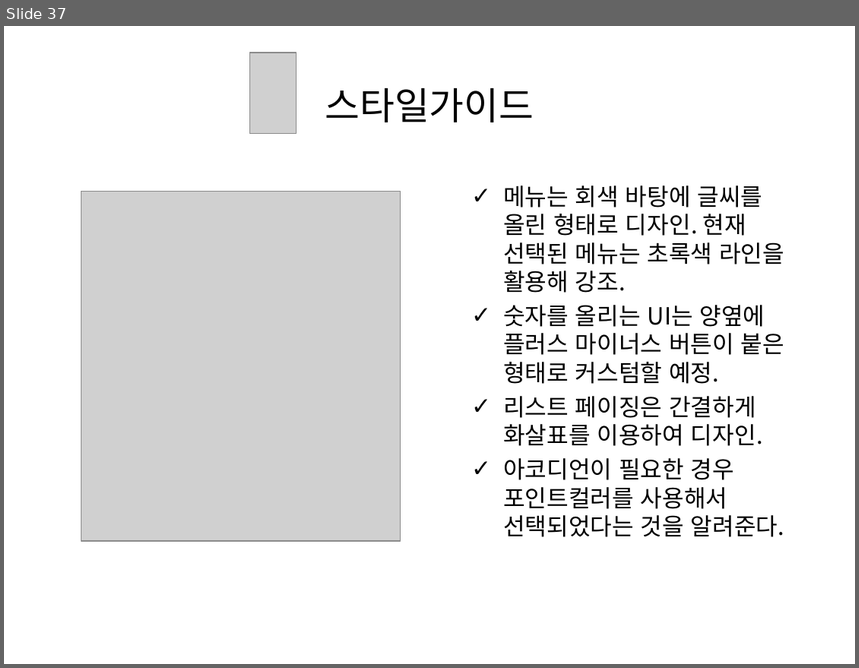
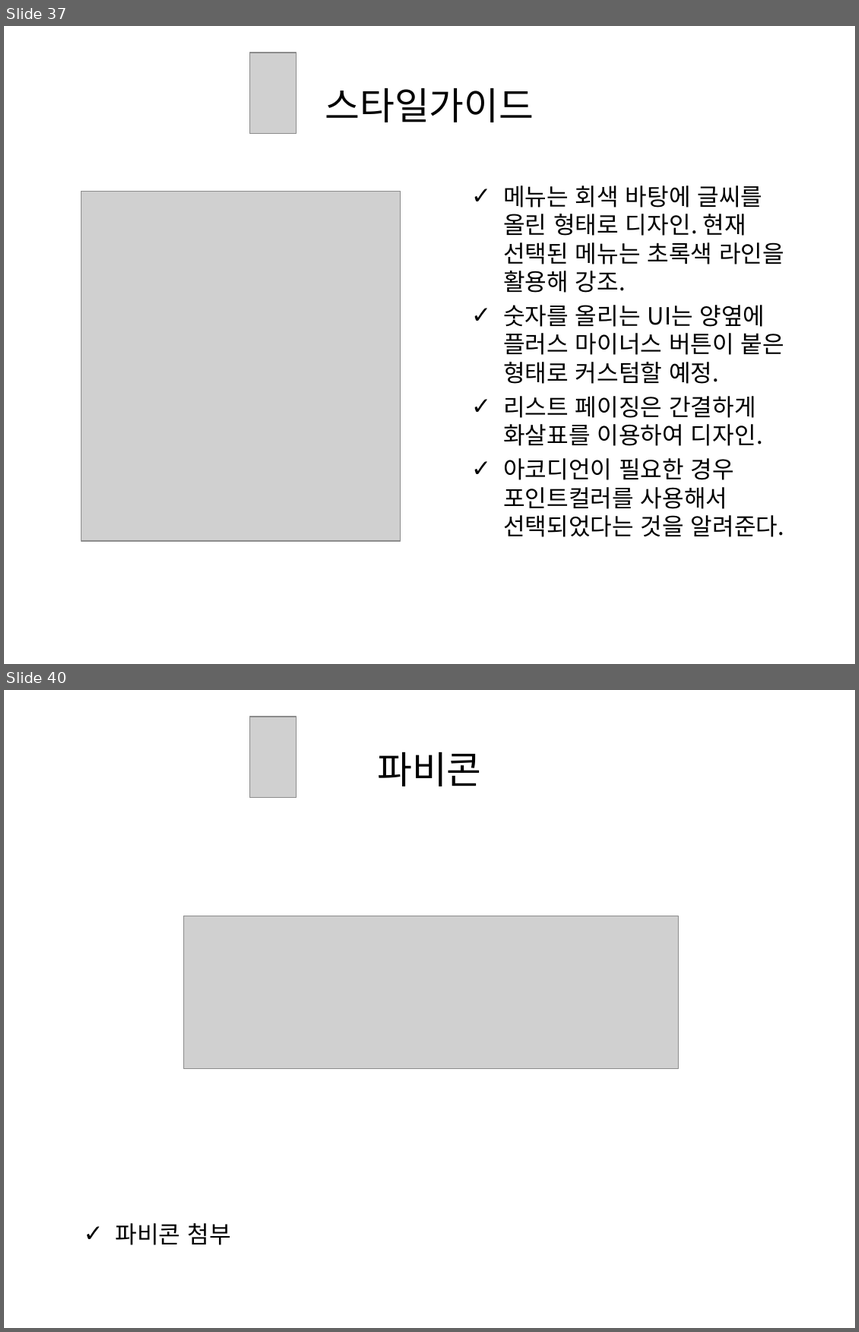
Before and after one commit to grapePrince/planthounse, a slide deck: presentation/최종발표.ppt. Shown one above the other, each under a label of ours: slide 37 before the commit, slides 37 and 40 after it; the slides between them are not shown. The pictures are 859x668 and 859x1332 pixels, drawn with LibreOffice and Linux fonts; fonts in the diff are those of the drawing; grey boxes stand for pictures. Boxes give left, top, right and bottom in pixels: in the first picture for what was removed or moved away, otherwise in the second. Text is boxed around its words. In the diff, an @@ line names an element or a change of style, - is before the commit and + after.

```diff
--- a/presentation/최종발표.ppt
+++ b/presentation/최종발표.ppt
@@ slide 40 added at bbox=[4, 690, 855, 1328], background #FFFFFF @@
@@ picture added at bbox=[250, 717, 296, 797] @@
@@ title added at bbox=[377, 752, 481, 787], 32 pt, text #000000 @@
+파비콘
@@ picture added at bbox=[183, 916, 678, 1070] @@
@@ text added at bbox=[116, 1224, 230, 1246], 20 pt, text #000000 @@
+✓ 파비콘 첨부
```
Also in this commit, not shown: 2 slides changed, 8 other slides added, 1 slide removed, 1 other file.
